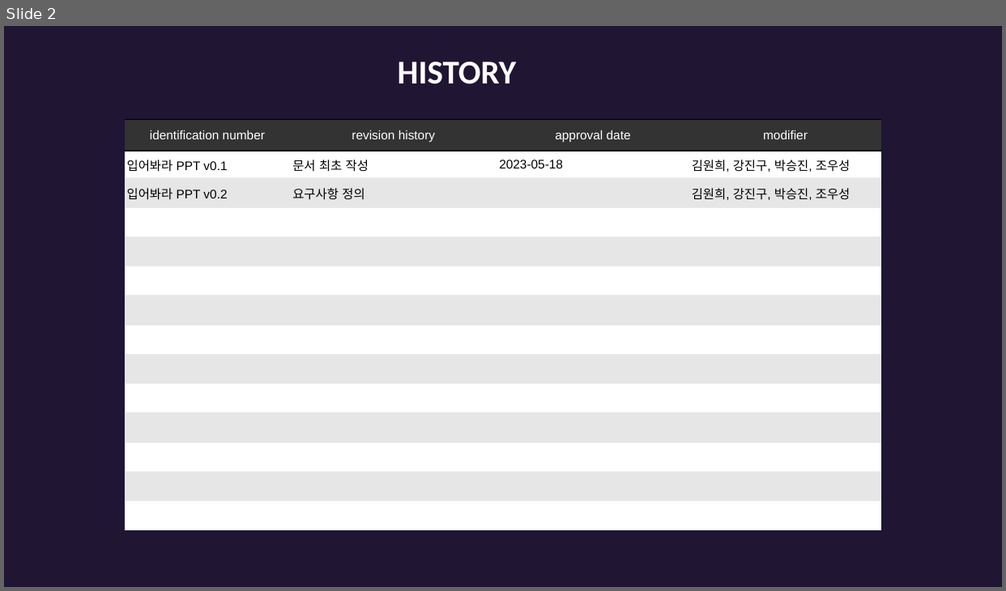
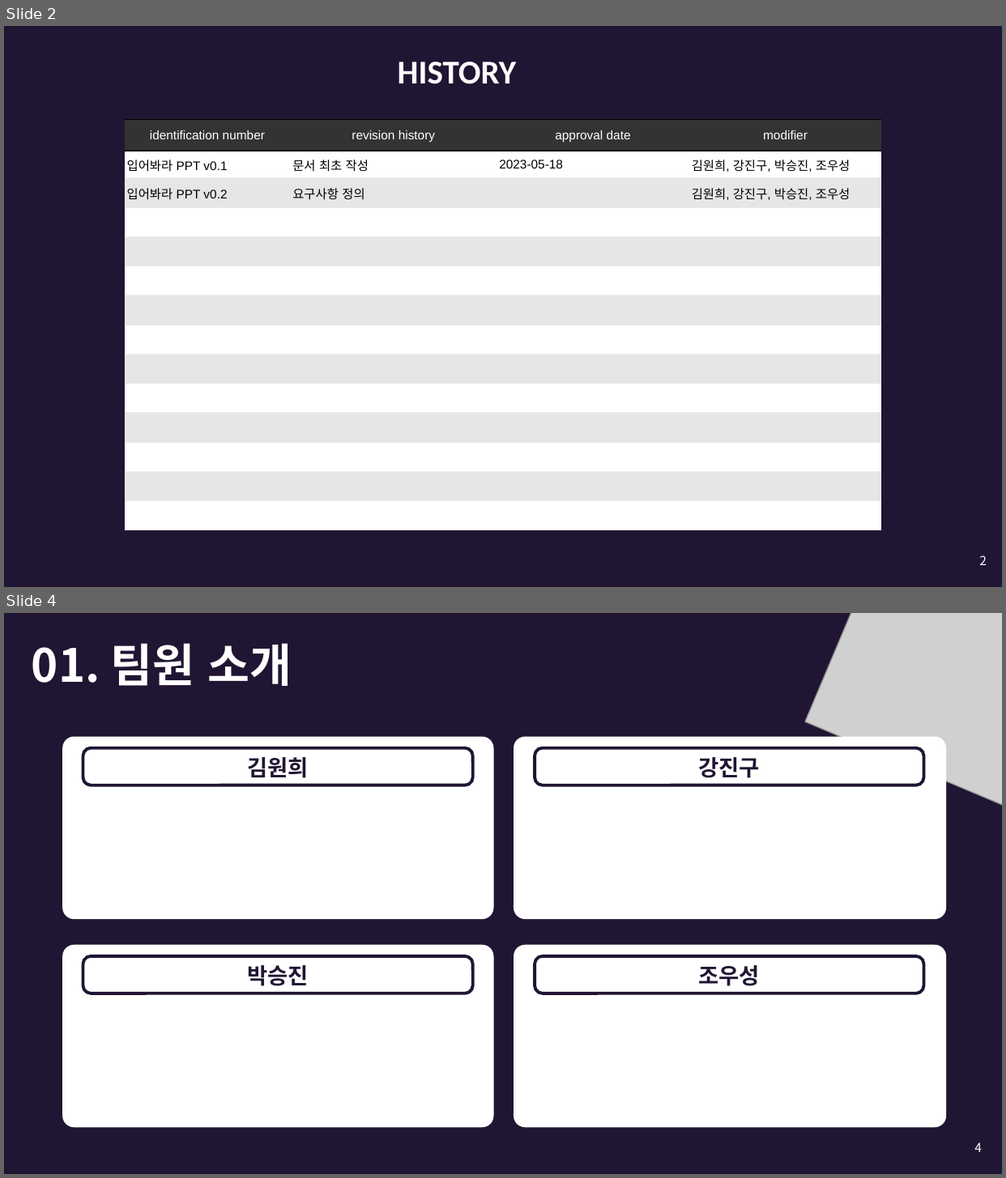
Before and after one commit to wooooooooooooooosung/SSU, a slide deck: doc/입어바라.pptx. Shown one above the other, each under a label of ours: slide 2 before the commit, slides 2 and 4 after it; the slides between them are not shown. The pictures are 1006x591 and 1006x1178 pixels, drawn with LibreOffice and Linux fonts; fonts in the diff are those of the drawing; grey boxes stand for pictures. Boxes give left, top, right and bottom in pixels: in the first picture for what was removed or moved away, otherwise in the second. Text is boxed around its words. In the diff, an @@ line names an element or a change of style, - is before the commit and + after.

```diff
--- a/doc/입어바라.pptx
+++ b/doc/입어바라.pptx
@@ slide 4 added at [4, 613, 1002, 1174], background #201533 @@
@@ picture added at [805, 613, 1002, 816] @@
@@ title added at [32, 643, 292, 686], 33 pt, text #FFFFFF, bold @@
+01. 팀원 소개
@@ rounded rectangle added at [63, 737, 494, 919], fill #FFFFFF @@
@@ rounded rectangle added at [83, 747, 473, 785], fill #FFFFFF, outline #201533 2.25 pt @@
@@ text added at [247, 757, 308, 778], 16 pt, text #201533, bold @@
+김원희
@@ rounded rectangle added at [514, 737, 946, 919], fill #FFFFFF @@
@@ rounded rectangle added at [535, 747, 924, 785], fill #FFFFFF, outline #201533 2.25 pt @@
@@ text added at [699, 757, 760, 778], 16 pt, text #201533, bold @@
+강진구
@@ rounded rectangle added at [63, 945, 494, 1128], fill #FFFFFF @@
@@ rounded rectangle added at [514, 945, 946, 1128], fill #FFFFFF @@
@@ rounded rectangle added at [83, 956, 473, 993], fill #FFFFFF, outline #201533 2.25 pt @@
@@ text added at [247, 965, 308, 986], 16 pt, text #201533, bold @@
+박승진
@@ rounded rectangle added at [535, 956, 924, 993], fill #FFFFFF, outline #201533 2.25 pt @@
@@ text added at [699, 965, 760, 986], 16 pt, text #201533, bold @@
+조우성
@@ page number added at [974, 1143, 982, 1152], 9 pt, text #FFFFFF @@
+4
@@ slide 2 changed as well @@
@@ page number added at [979, 556, 987, 565], 9 pt, text #FFFFFF @@
+2
```
Also in this commit, not shown: 1 other slide changed, 7 other slides added, 1 slide removed.
